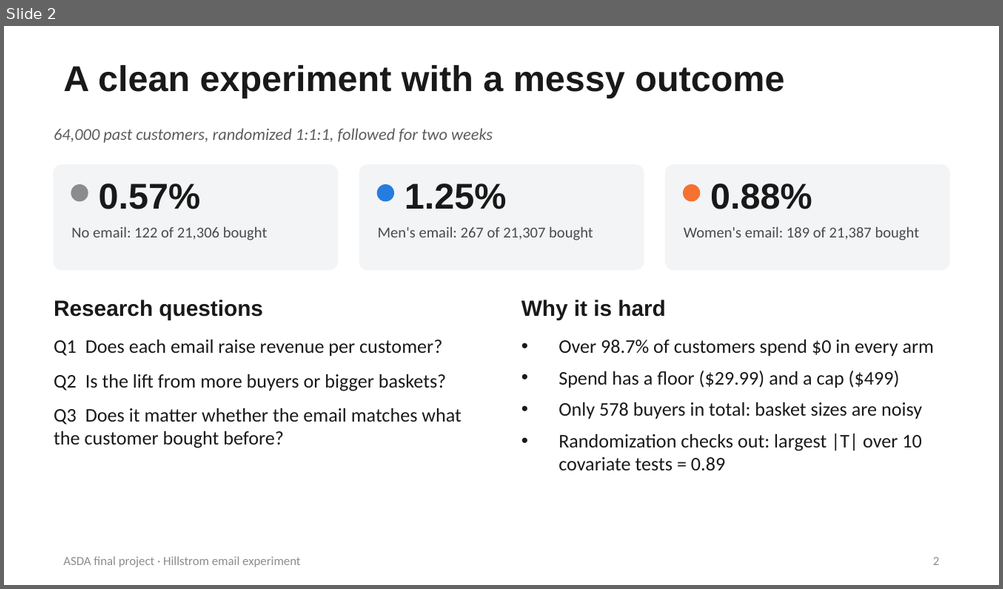
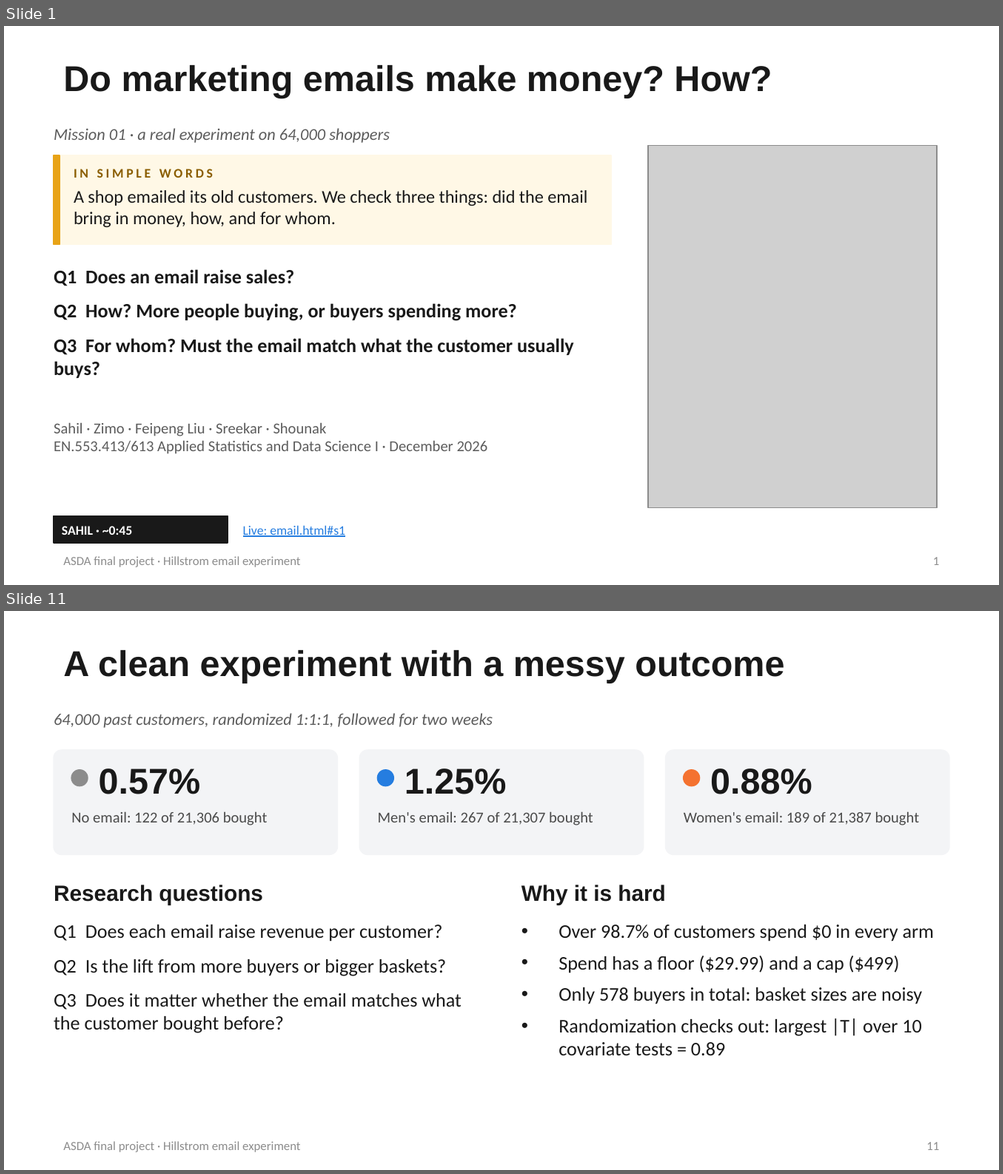
Before and after one commit to sahiljangra12/asda-final-project, a slide deck: slides/Hillstrom_Presentation.pptx. Shown one above the other, each under a label of ours: slide 2 before the commit, slides 1 and 11 after it; the slides between them are not shown. The pictures are 1003x589 and 1003x1174 pixels, drawn with LibreOffice and Linux fonts; fonts in the diff are those of the drawing; grey boxes stand for pictures. Boxes give left, top, right and bottom in pixels: in the first picture for what was removed or moved away, otherwise in the second. Text is boxed around its words. In the diff, an @@ line names an element or a change of style, - is before the commit and + after.

```diff
--- a/slides/Hillstrom_Presentation.pptx
+++ b/slides/Hillstrom_Presentation.pptx
@@ slide 1 added at [4,26,999,585], background #FFFFFF; not listed: 1 template element that a slide beside it also shows @@
@@ title added at [63,65,771,99], 26 pt, text #191919, bold @@
+Do marketing emails make money? How?
@@ text added at [54,128,390,143], 12 pt, text #5C5C5C, italic @@
+Mission 01 · a real experiment on 64,000 shoppers
@@ rectangle added at [54,156,611,245], fill #FFF8E6, outline #FFF8E6 1 pt @@
@@ rectangle added at [54,156,60,245], fill #E8A317, outline #E8A317 1 pt @@
@@ picture added at [648,145,936,508] @@
@@ text added at [74,169,587,227], 13 pt, text #191919 @@
+IN SIMPLE WORDS
+A shop emailed its old customers. We check three things: did the email bring in money, how, and for whom.
@@ text added at [54,269,574,378], 14 pt, text #191919, bold @@
+Q1 Does an email raise sales?
+Q2 How? More people buying, or buyers spending more?
+Q3 For whom? Must the email match what the customer usually buys?
@@ text added at [54,423,488,454], 11 pt, text #5C5C5C @@
+Sahil · Zimo · Feipeng Liu · Sreekar · Shounak
+EN.553.413/613 Applied Statistics and Data Science I · December 2026
@@ rectangle added at [54,517,227,543], fill #191919, outline #191919 1 pt @@
@@ text added at [62,526,133,535], 9.5 pt, text #FFFFFF, bold @@
+SAHIL · ~0:45
@@ text added at [243,526,345,537], 9.5 pt, text #257DE0, underline @@
+Live: email.html#s1
@@ page number added at [933,557,939,565], 9 pt, text #8C8C8C @@
+1
@@ what was slide 2 is now slide 11 @@
@@ page number at [926,1142,939,1150]: text changed @@
-2
+11
```
Also in this commit, not shown: 2 slides changed, 8 other slides added, 1 slide removed, 16 other files.
